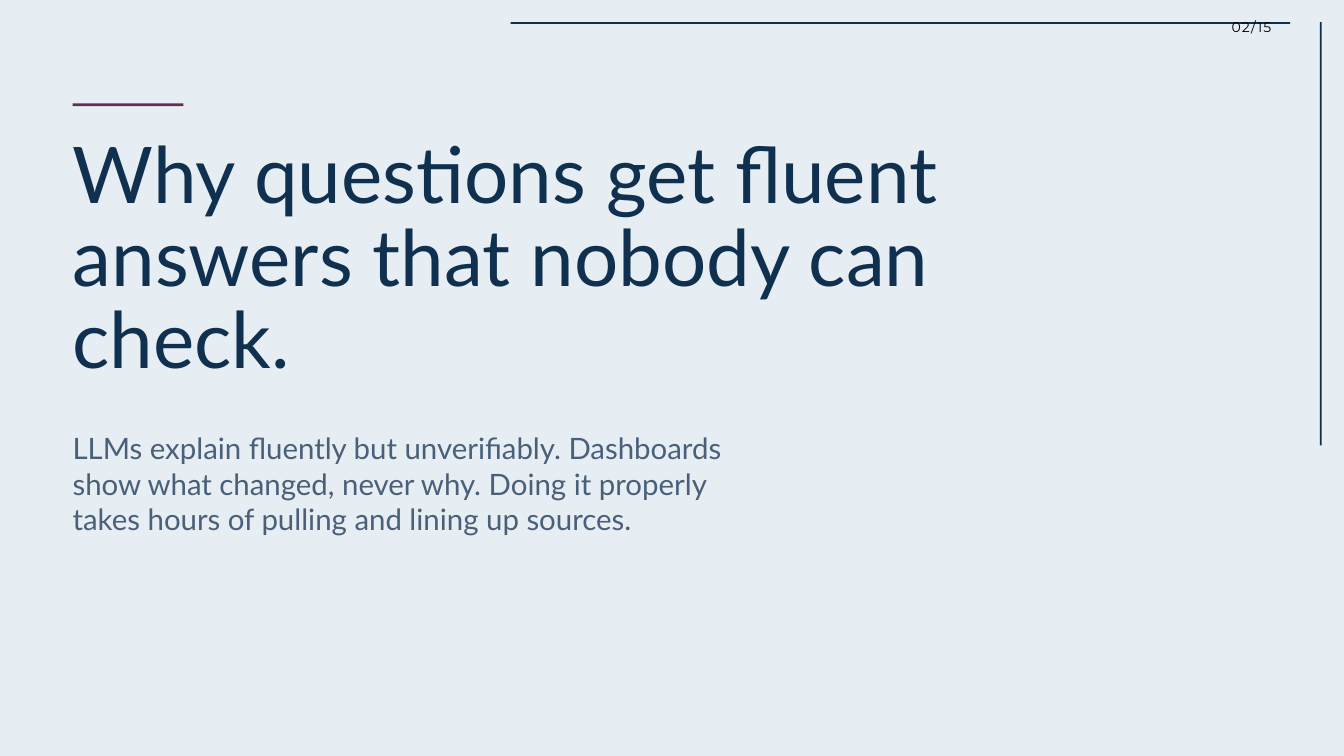
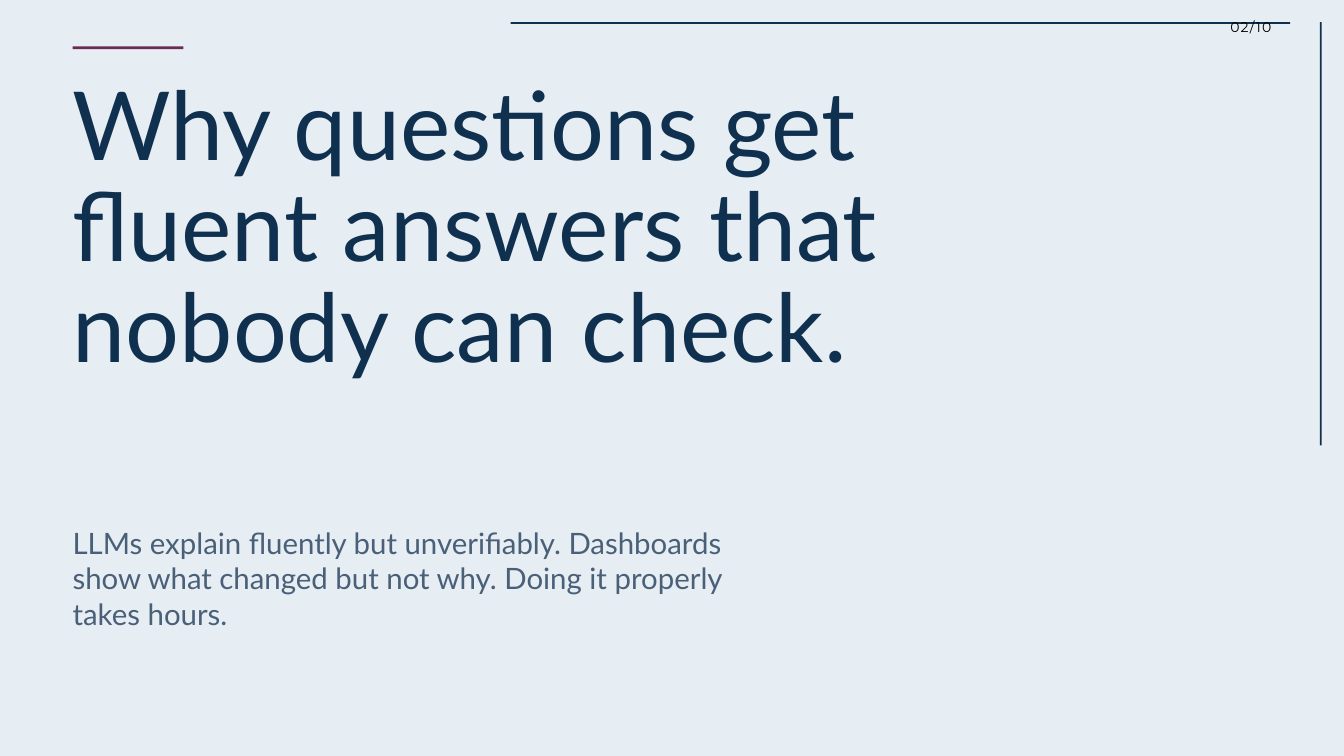
Before and after one commit to OlsOls4/because, a slide deck: slide 2 of docs/deck/Because-deck.pptx. Drawn at 1344x756 pixels with LibreOffice and Linux fonts; fonts in the diff are those of the drawing. Boxes give left, top, right and bottom in pixels: in the first picture for what was removed or moved away, otherwise in the second. Text is boxed around its words. In the diff, an @@ line names an element or a change of style, - is before the commit and + after.

```diff
--- a/docs/deck/Because-deck.pptx
+++ b/docs/deck/Because-deck.pptx
@@ text at bbox=[1230, 21, 1271, 34]: text changed @@
-02/15
+02/10
@@ rectangle: place and size @@
-rectangle at bbox=[73, 104, 184, 107]
+rectangle at bbox=[73, 46, 184, 49]
@@ text "Why questions get fluent answers ...": place and size @@
-text "Why questions get fluent answers ..." at bbox=[73, 145, 937, 369]
+text "Why questions get fluent answers ..." at bbox=[73, 90, 877, 379]
@@ text "Why questions get fluent answers ..." at bbox=[73, 90, 877, 379]: size 55.8 to 68 pt @@
@@ text at bbox=[73, 532, 723, 625]: text changed @@
-LLMs explain fluently but unverifiably. Dashboards show what changed, never why. Doing it properly takes hours of pulling and lining up sources.
+LLMs explain fluently but unverifiably. Dashboards show what changed but not why. Doing it properly takes hours.
```
Also in this commit, not shown: 2 other slides changed, 7 slides added, 12 slides removed, 4 other files.
